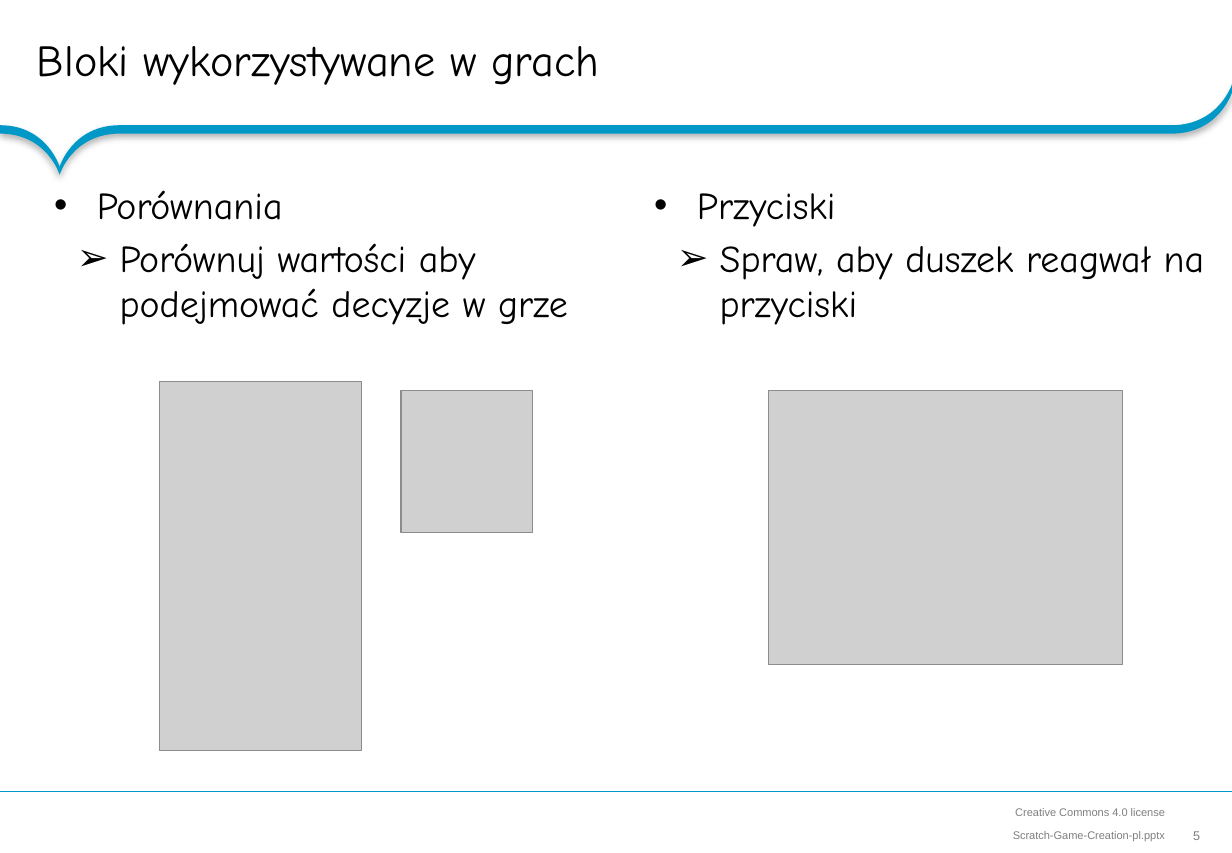
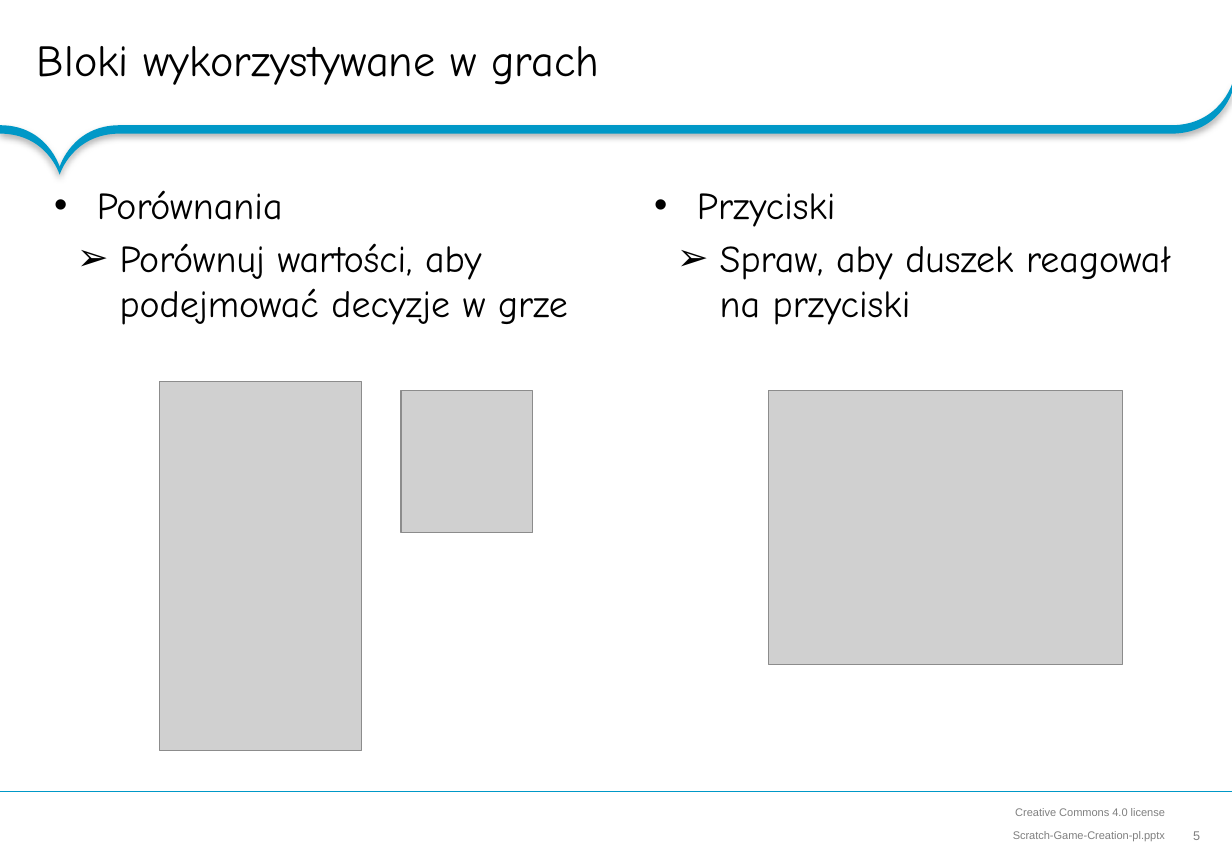
Before and after one commit to RoboCap/scratch, a slide deck: slide 5 of slideshow/Scratch-Game-Creation-pl.pptx. Drawn at 1232x853 pixels with LibreOffice and Linux fonts; fonts in the diff are those of the drawing; grey boxes stand for pictures; background and template pictures are left out. Boxes give left, top, right and bottom in pixels: in the first picture for what was removed or moved away, otherwise in the second. Text is boxed around its words. In the diff, an @@ line names an element or a change of style, - is before the commit and + after.

```diff
--- a/slideshow/Scratch-Game-Creation-pl.pptx
+++ b/slideshow/Scratch-Game-Creation-pl.pptx
@@ text at <box>120,243,568,325</box>: text changed @@
-  ➢ Porównuj wartości aby podejmować decyzje w grze
+  ➢ Porównuj wartości, aby podejmować decyzje w grze
@@ text at <box>720,246,1171,325</box>: text changed @@
-  ➢ Spraw, aby duszek reagwał na przyciski
+  ➢ Spraw, aby duszek reagował na przyciski
```
Also in this commit, not shown: 2 other files.
